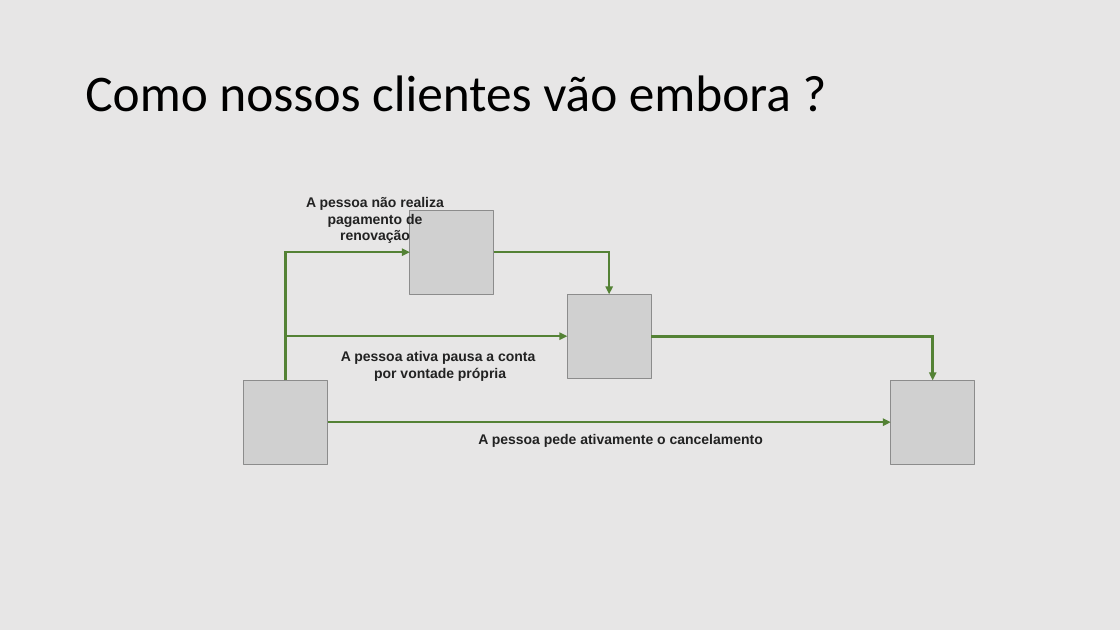
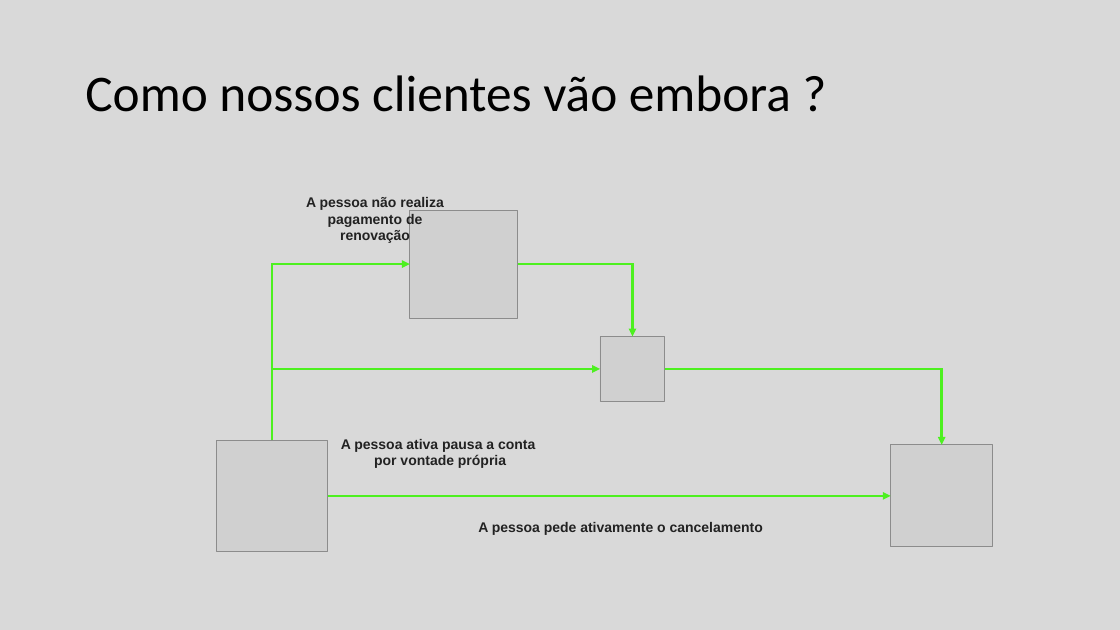
Before and after one commit to filipeaguiarrod/Fluke-Case, a slide deck: slide 3 of Churn_Case.pptx. Drawn at 1120x630 pixels with LibreOffice and Linux fonts; fonts in the diff are those of the drawing; grey boxes stand for pictures. Boxes give left, top, right and bottom in pixels: in the first picture for what was removed or moved away, otherwise in the second. Text is boxed around its words. In the diff, an @@ line names an element or a change of style, - is before the commit and + after.

```diff
--- a/Churn_Case.pptx
+++ b/Churn_Case.pptx
@@ background #E7E6E6 to #D9D9D9 @@
@@ picture: place and size @@
-picture at <box>410,210,494,294</box>
+picture at <box>410,210,518,318</box>
@@ elbow arrow moved from (286, 381) - (410, 252) to (272, 440) - (410, 264) @@
@@ elbow arrow (272, 440) - (410, 264): stroke #548235 2.25 pt to #4DF020 2.25 pt @@
@@ elbow arrow moved from (494, 252) - (609, 294) to (518, 264) - (633, 337) @@
@@ elbow arrow (518, 264) - (633, 337): stroke #548235 2.25 pt to #4DF020 2.25 pt @@
@@ picture: place and size @@
-picture at <box>567,294,651,378</box>
+picture at <box>600,337,665,402</box>
@@ elbow arrow moved from (286, 381) - (567, 336) to (272, 440) - (600, 369) @@
@@ elbow arrow (272, 440) - (600, 369): stroke #548235 2.25 pt to #4DF020 2.25 pt @@
@@ elbow arrow moved from (651, 336) - (933, 381) to (665, 369) - (942, 445) @@
@@ elbow arrow (665, 369) - (942, 445): stroke #548235 2.25 pt to #4DF020 2.25 pt @@
@@ picture removed at <box>891,381,975,465</box> @@
@@ picture: place and size @@
-picture at <box>244,381,328,465</box>
+picture at <box>217,440,328,551</box>
@@ text "A pessoa ativa pausa a ...": place and size @@
-text "A pessoa ativa pausa a ..." at <box>341,351,535,381</box>
+text "A pessoa ativa pausa a ..." at <box>341,439,535,468</box>
@@ picture added at <box>891,445,992,547</box> @@
@@ arrow moved from (328, 423) - (328, 423) to (328, 496) - (328, 496) @@
@@ arrow moved from (328, 423) - (891, 423) to (328, 496) - (891, 496) @@
@@ arrow (328, 496) - (891, 496): stroke #548235 2.25 pt to #4DF020 2.25 pt @@
@@ text "A pessoa pede ativamente o ...": place and size @@
-text "A pessoa pede ativamente o ..." at <box>478,434,763,447</box>
+text "A pessoa pede ativamente o ..." at <box>478,522,763,535</box>
```
Also in this commit, not shown: 8 other slides changed, 5 other files.
